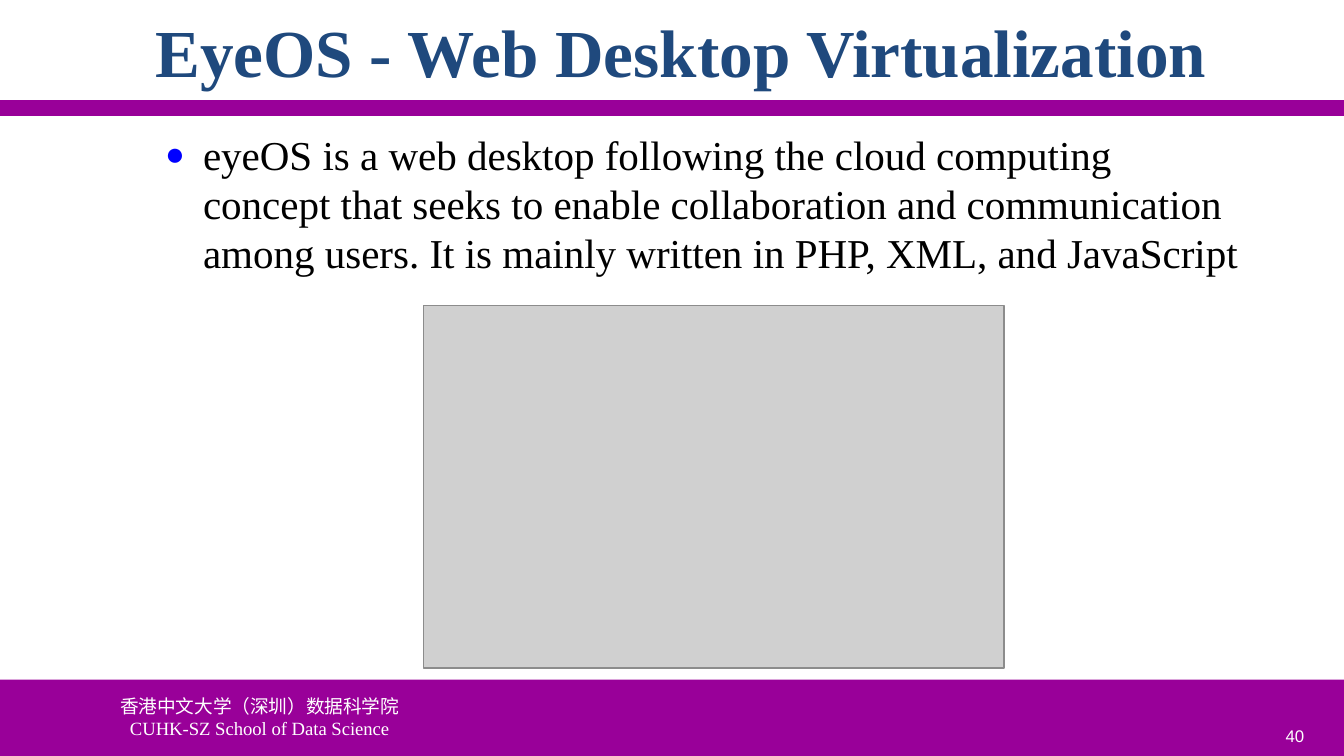
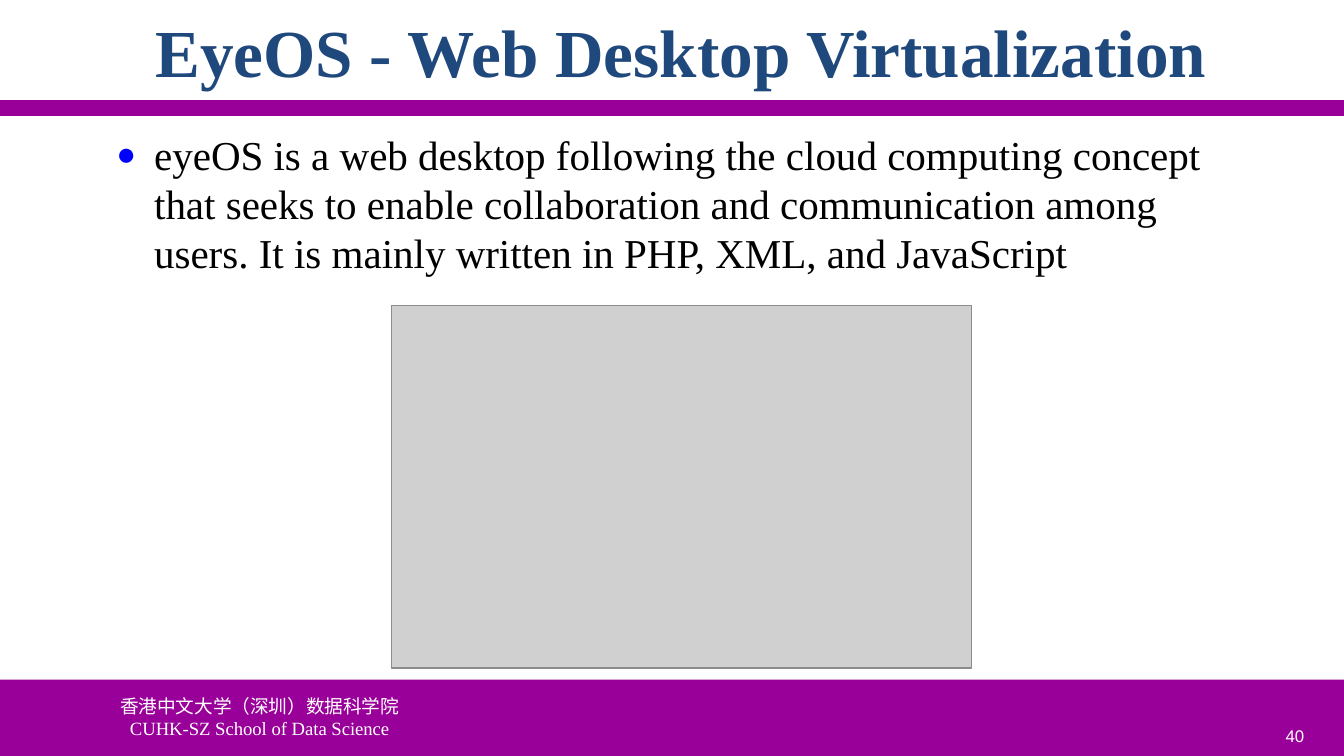
Before and after one commit to ychung1103/ychung1103.github.io, a slide deck: slide 40 of Slides/CSC6103/VT-01 Virtualization Introduction.pptx. Drawn at 1344x756 pixels with LibreOffice and Linux fonts; fonts in the diff are those of the drawing; grey boxes stand for pictures; background and template pictures are left out. Boxes give left, top, right and bottom in pixels: in the first picture for what was removed or moved away, otherwise in the second. Text is boxed around its words. In the diff, an @@ line names an element or a change of style, - is before the commit and + after.

```diff
--- a/Slides/CSC6103/VT-01 Virtualization Introduction.pptx
+++ b/Slides/CSC6103/VT-01 Virtualization Introduction.pptx
@@ text "eyeOS is a web desktop ...": place and size @@
-text "eyeOS is a web desktop ..." at box(203, 141, 1238, 276)
+text "eyeOS is a web desktop ..." at box(154, 141, 1200, 276)
@@ text "eyeOS is a web desktop ..." at box(154, 141, 1200, 276): more space between paragraphs @@
@@ picture: place and size @@
-picture at box(423, 305, 1004, 668)
+picture at box(391, 305, 972, 668)
```
Also in this commit, not shown: 10 other slides changed.
